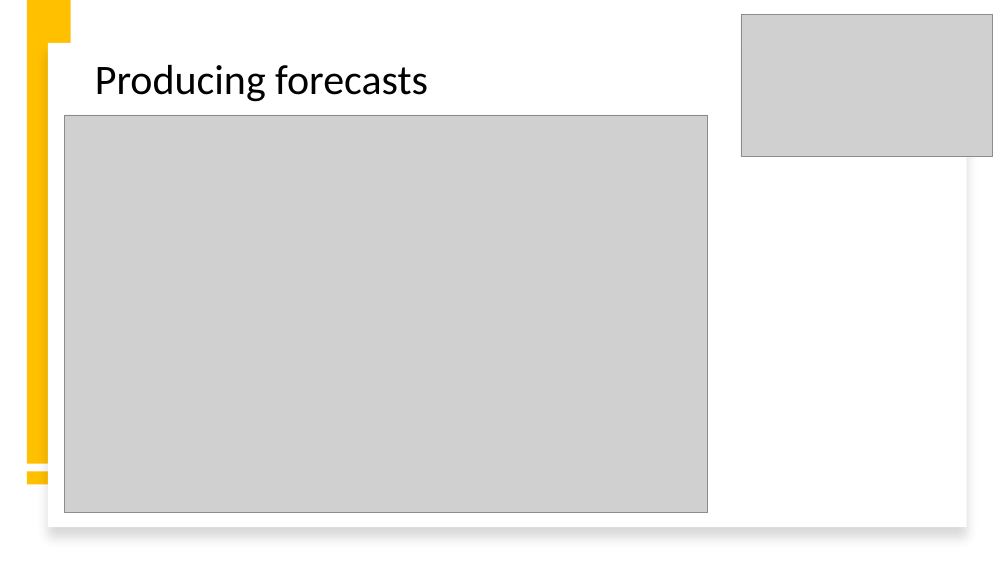
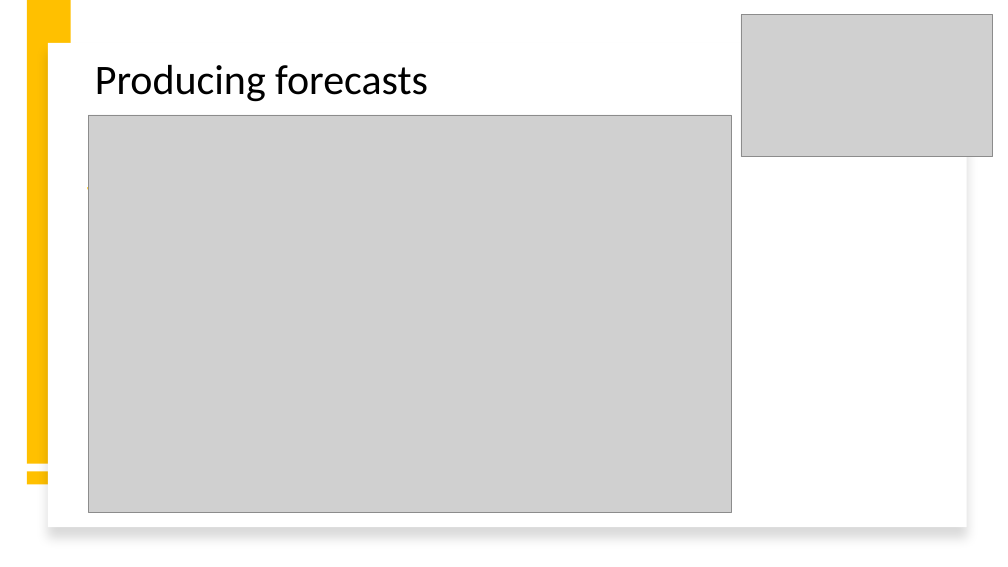
Before and after one commit to intro-to-data-science-22-workshop/-14-temporal-data-with-tsibble-and-fable-Samson-Krafft, a slide deck: slide 11 of tsibble and fable.pptx (slide 9 before the commit). Drawn at 1008x567 pixels with LibreOffice and Linux fonts; fonts in the diff are those of the drawing; grey boxes stand for pictures; background and template pictures are left out. Boxes give left, top, right and bottom in pixels: in the first picture for what was removed or moved away, otherwise in the second. Text is boxed around its words. In the diff, an @@ line names an element or a change of style, - is before the commit and + after.

```diff
--- a/tsibble and fable.pptx
+++ b/tsibble and fable.pptx
@@ picture: place and size @@
-picture at (65,115,708,512)
+picture at (88,115,731,512)
@@ rectangle added at (87,188,495,190), fill #FFC000 @@
```
Also in this commit, not shown: 1 other slide changed, 2 slides added.
